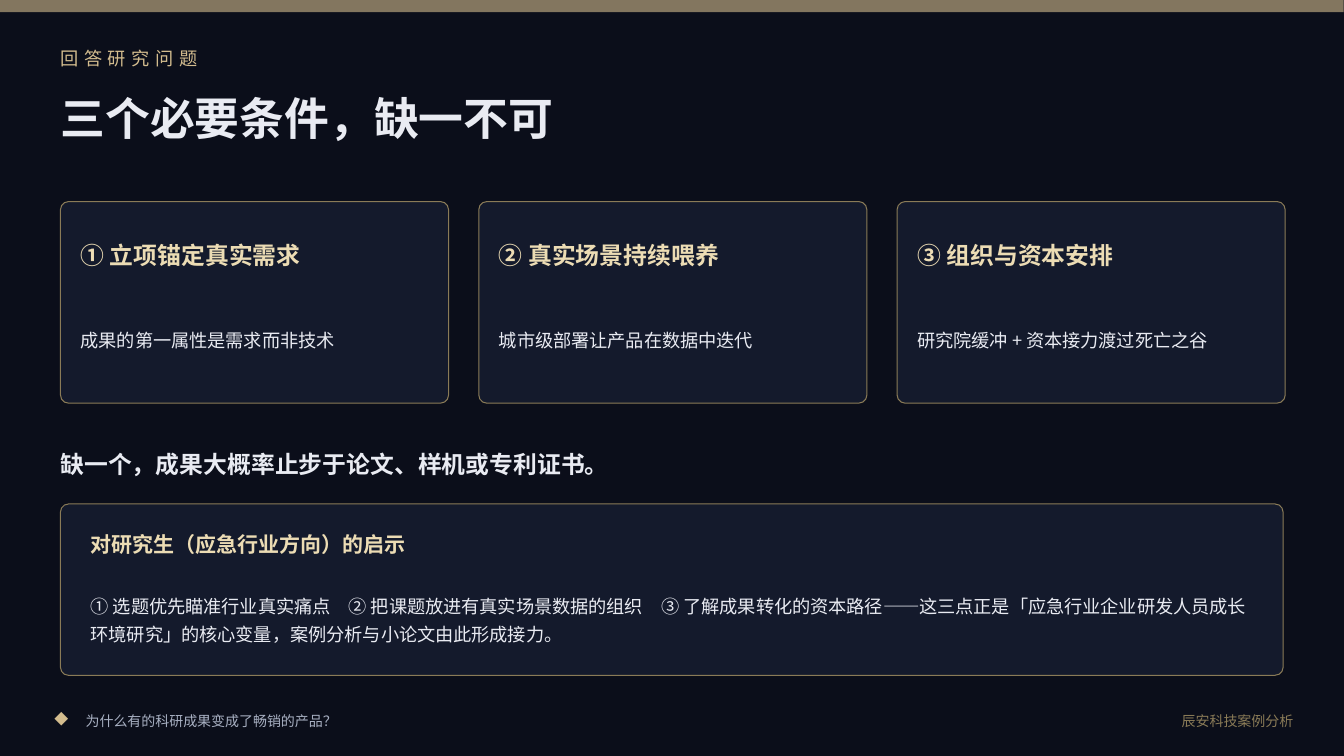
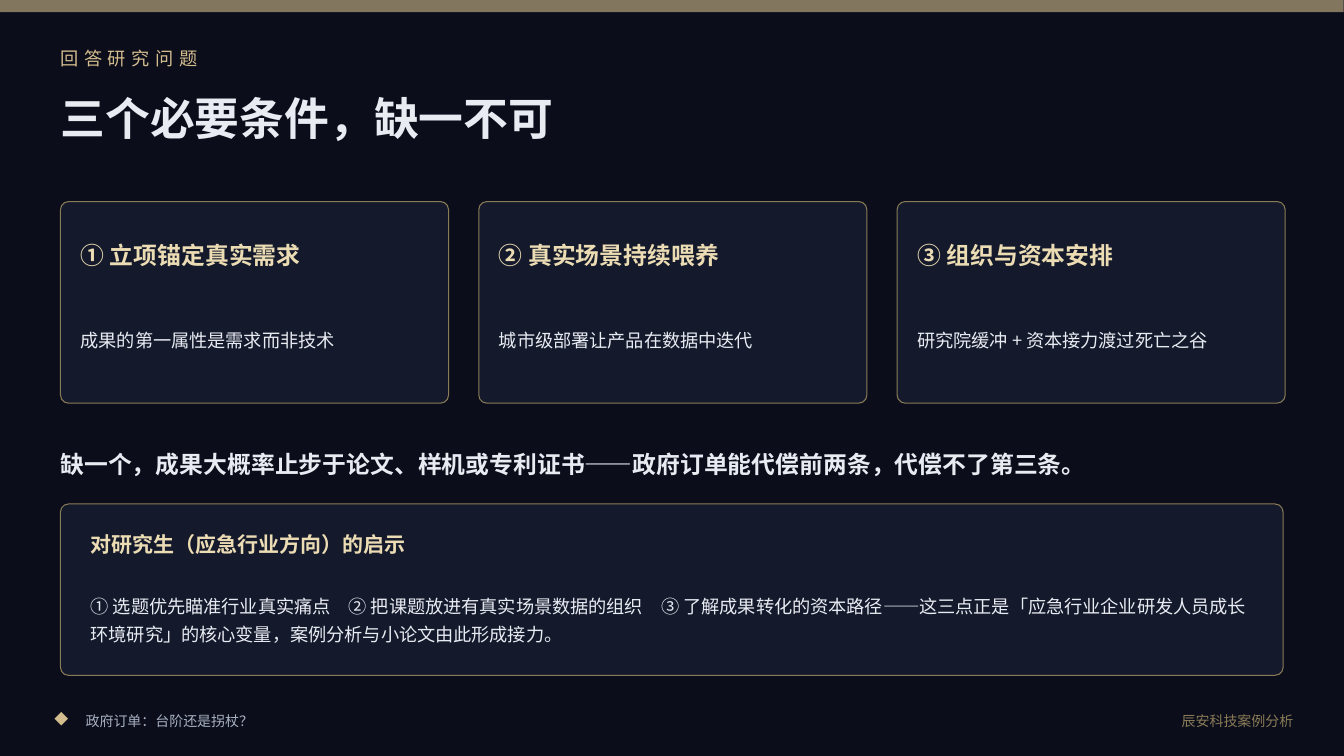
Before and after one commit to sdh0219/susu-tools, a slide deck: slide 8 of web/assets/files/小组案例分析报告-辰安科技.pptx. Drawn at 1344x756 pixels with LibreOffice and Linux fonts; fonts in the diff are those of the drawing. Boxes give left, top, right and bottom in pixels: in the first picture for what was removed or moved away, otherwise in the second. Text is boxed around its words. In the diff, an @@ line names an element or a change of style, - is before the commit and + after.

```diff
--- a/web/assets/files/小组案例分析报告-辰安科技.pptx
+++ b/web/assets/files/小组案例分析报告-辰安科技.pptx
@@ text at <box>60,452,1085,476</box>: text changed @@
-缺一个，成果大概率止步于论文、样机或专利证书。
+缺一个，成果大概率止步于论文、样机或专利证书——政府订单能代偿前两条，代偿不了第三条。
@@ text at <box>86,714,253,727</box>: text changed @@
-为什么有的科研成果变成了畅销的产品？
+政府订单：台阶还是拐杖？
```
Also in this commit, not shown: 8 other slides changed, 7 other files.
